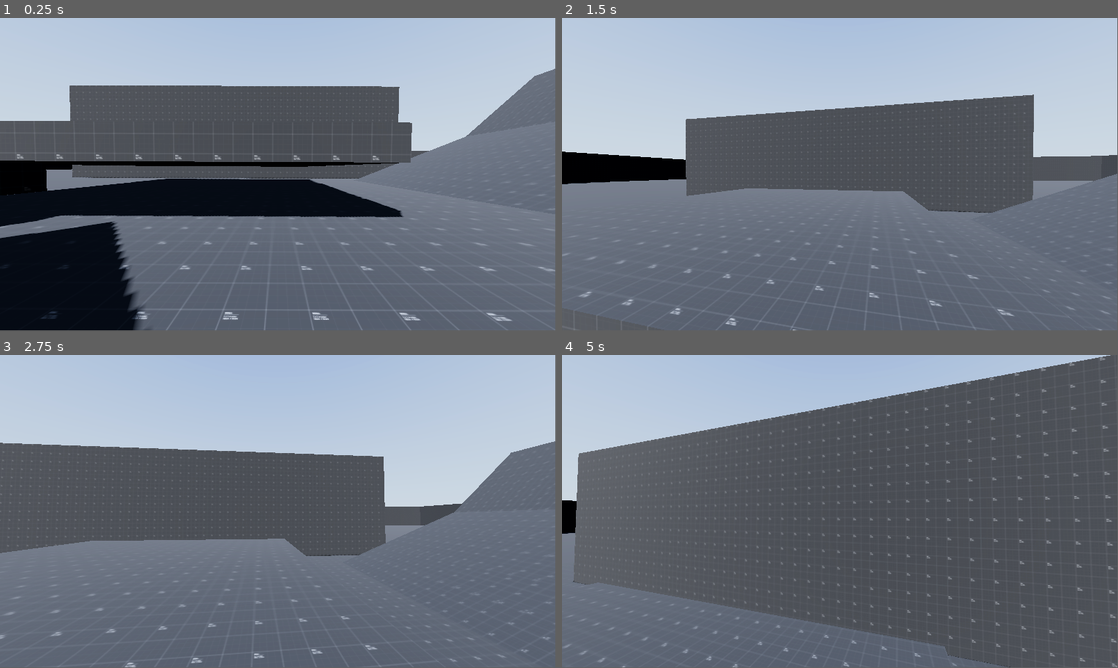
Above: before the commit, frames 1-4 (two rows, left to right).
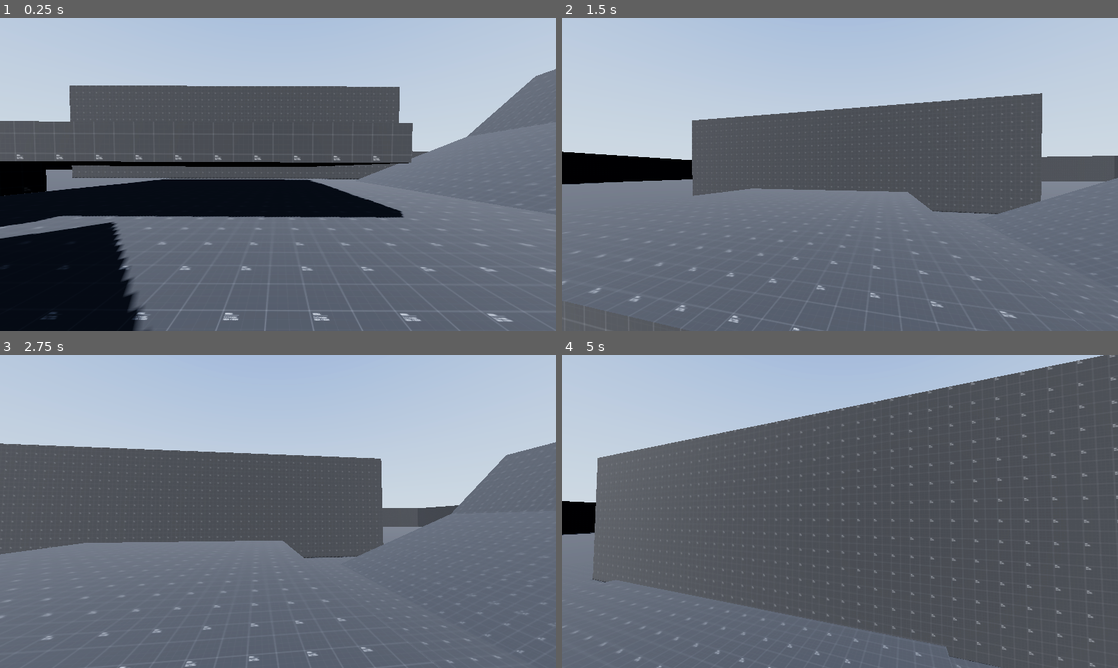
Above: after the commit, the same moments.

Repository: motazhaj/godot-3d-starter-project
Game: Godot game, scene res://scenes/main.tscn
The game is run twice, just before and just after one commit, with the same random seed, the same clock (stepped at 60 frames per second) and the same inputs. A sky picture missing from this copy of the repository is replaced by a grey-blue gradient.
Inputs (mouse positions are in pixels of both pictures, inside the frame that each line leads up to):
- Up to frame 1 (0.25 s): no input
- Up to frame 2 (1.5 s): move the mouse to (867, 171) at 0.52 s; hold Ctrl (crouch) 0.53-1.28 s; hold W (forward) from 0.53 s (still down); tap Space (jump) at 0.77, 0.8, 1.07, 1.35 s; move the mouse to (812, 174) at 1.27 s
- Up to frame 3 (2.75 s): keep holding W (forward); tap Space (jump) at 1.52, 1.82, 2.3 s; tap Ctrl (crouch) at 1.55 s; move the mouse to (289, 505) at 2.02 s; hold Ctrl (crouch) from 2.03 s (still down)
- Up to frame 4 (5 s): keep holding W (forward); move the mouse to (834, 514) at 2.77 s; release Ctrl (crouch) at 2.78 s; tap Alt (freeLook) at 2.85 s; tap Space (jump) at 3.02, 3.32, 3.77, 3.8, 4.07, 4.52, 4.82 s; tap Ctrl (crouch) at 3.05, 4.55 s; move the mouse to (878, 514) at 3.52 s; hold Shift (sprint) 3.53-4.28 s; move the mouse to (795, 508) at 4.27 s; tap E (use) at 4.35 s
In our replay, the window is 799x449 before the commit and 800x450 after it. These sizes can differ from the game's own. Grey fills any space a smaller window leaves; there, only what the larger window draws over its background counts as a difference.

The runs differ from the first frame. In frame 1, 1.4% of the frame differs, in the area x 0-100%, y 0-100%; in frame 2, 2.0%; in frame 3, 2.1%; in frame 4, 5.3%.

Commit message:
Extract first person player into own scene folder

Diff:
--- a/project.godot
+++ b/project.godot
@@ -14,6 +14,11 @@
 run/main_scene="res://scenes/main.tscn"
 config/features=PackedStringArray("4.4", "Forward Plus")
 config/icon="res://icon.svg"
+
+[display]
+
+window/size/viewport_width=1280
+window/size/viewport_height=720
 
 [input]
 
--- /dev/null
+++ b/scenes/Players/first-person.tscn
@@ -0,0 +1,159 @@
+[gd_scene load_steps=9 format=3 uid="uid://bui3t2i05wq6a"]
+
+[ext_resource type="Script" uid="uid://48sivr3f365b" path="res://scenes/Players/first-person.gd" id="1_jtjbq"]
+
+[sub_resource type="CapsuleShape3D" id="CapsuleShape3D_e4tum"]
+height = 1.9
+
+[sub_resource type="CapsuleShape3D" id="CapsuleShape3D_sabve"]
+height = 1.2
+
+[sub_resource type="Animation" id="Animation_2cys0"]
+length = 0.001
+tracks/0/type = "value"
+tracks/0/imported = false
+tracks/0/enabled = true
+tracks/0/path = NodePath("Camera3D:rotation")
+tracks/0/interp = 1
+tracks/0/loop_wrap = true
+tracks/0/keys = {
+"times": PackedFloat32Array(0),
+"transitions": PackedFloat32Array(1),
+"update": 0,
+"values": [Vector3(0, 0, 0)]
+}
+tracks/1/type = "value"
+tracks/1/imported = false
+tracks/1/enabled = true
+tracks/1/path = NodePath("Camera3D:position")
+tracks/1/interp = 1
+tracks/1/loop_wrap = true
+tracks/1/keys = {
+"times": PackedFloat32Array(0),
+"transitions": PackedFloat32Array(1),
+"update": 0,
+"values": [Vector3(0, 0, 0)]
+}
+
+[sub_resource type="Animation" id="Animation_ip0y8"]
+resource_name = "jump"
+length = 0.3
+tracks/0/type = "value"
+tracks/0/imported = false
+tracks/0/enabled = true
+tracks/0/path = NodePath("Camera3D:rotation")
+tracks/0/interp = 1
+tracks/0/loop_wrap = true
+tracks/0/keys = {
+"times": PackedFloat32Array(0, 0.1, 0.3),
+"transitions": PackedFloat32Array(1, 1, 1),
+"update": 0,
+"values": [Vector3(0, 0, 0), Vector3(-0.0698132, 0, 0.00872665), Vector3(0, 0, 0)]
+}
+tracks/1/type = "value"
+tracks/1/imported = false
+tracks/1/enabled = true
+tracks/1/path = NodePath("Camera3D:position")
+tracks/1/interp = 1
+tracks/1/loop_wrap = true
+tracks/1/keys = {
+"times": PackedFloat32Array(0, 0.1, 0.3),
+"transitions": PackedFloat32Array(1, 1, 1),
+"update": 0,
+"values": [Vector3(0, 0, 0), Vector3(0, -0.08, 0), Vector3(0, 0, 0)]
+}
+
+[sub_resource type="Animation" id="Animation_ybh4h"]
+resource_name = "land"
+length = 0.3
+tracks/0/type = "value"
+tracks/0/imported = false
+tracks/0/enabled = true
+tracks/0/path = NodePath("Camera3D:rotation")
+tracks/0/interp = 1
+tracks/0/loop_wrap = true
+tracks/0/keys = {
+"times": PackedFloat32Array(0, 0.1, 0.3),
+"transitions": PackedFloat32Array(1, 1, 1),
+"update": 0,
+"values": [Vector3(0, 0, 0), Vector3(-0.0698132, 0, 0.00872665), Vector3(0, 0, 0)]
+}
+tracks/1/type = "value"
+tracks/1/imported = false
+tracks/1/enabled = true
+tracks/1/path = NodePath("Camera3D:position")
+tracks/1/interp = 1
+tracks/1/loop_wrap = true
+tracks/1/keys = {
+"times": PackedFloat32Array(0, 0.1, 0.3),
+"transitions": PackedFloat32Array(1, 1, 1),
+"update": 0,
+"values": [Vector3(0, 0, 0), Vector3(0, -0.08, 0), Vector3(0, 0, 0)]
+}
+
+[sub_resource type="Animation" id="Animation_3x3gt"]
+resource_name = "landHeavy"
+length = 0.5
+tracks/0/type = "value"
+tracks/0/imported = false
+tracks/0/enabled = true
+tracks/0/path = NodePath("Camera3D:rotation")
+tracks/0/interp = 1
+tracks/0/loop_wrap = true
+tracks/0/keys = {
+"times": PackedFloat32Array(0, 0.1, 0.5),
+"transitions": PackedFloat32Array(0.378929, 1.18921, 2),
+"update": 0,
+"values": [Vector3(0, 0, 0), Vector3(-0.207694, 0, 0.00523599), Vector3(0, 0, 0)]
+}
+tracks/1/type = "value"
+tracks/1/imported = false
+tracks/1/enabled = true
+tracks/1/path = NodePath("Camera3D:position")
+tracks/1/interp = 1
+tracks/1/loop_wrap = true
+tracks/1/keys = {
+"times": PackedFloat32Array(0, 0.1, 0.5),
+"transitions": PackedFloat32Array(0.378929, 1.18921, 2),
+"update": 0,
+"values": [Vector3(0, 0, 0), Vector3(0, -1.192, 0), Vector3(0, 0, 0)]
+}
+
+[sub_resource type="AnimationLibrary" id="AnimationLibrary_b4dju"]
+_data = {
+&"RESET": SubResource("Animation_2cys0"),
+&"jump": SubResource("Animation_ip0y8"),
+&"land": SubResource("Animation_ybh4h"),
+&"landHeavy": SubResource("Animation_3x3gt")
+}
+
+[node name="player" type="CharacterBody3D"]
+script = ExtResource("1_jtjbq")
+
+[node name="standCollision" type="CollisionShape3D" parent="."]
+transform = Transform3D(1, 0, 0, 0, 1, 0, 0, 0, 1, 0, 0.95, 0)
+shape = SubResource("CapsuleShape3D_e4tum")
+
+[node name="crouchCollision" type="CollisionShape3D" parent="."]
+transform = Transform3D(1, 0, 0, 0, 1, 0, 0, 0, 1, 0, 0.6, 0)
+shape = SubResource("CapsuleShape3D_sabve")
+
+[node name="RayCast3D" type="RayCast3D" parent="."]
+target_position = Vector3(0, 1.9, 0)
+
+[node name="RayCast3DWall" type="RayCast3D" parent="."]
+transform = Transform3D(0.98221, 0, 0, 0, -4.29338e-08, 0.98221, 0, -0.98221, -4.29338e-08, -0.000863552, 1.00584, -0.0059948)
+target_position = Vector3(0, 2, 0)
+
+[node name="neck" type="Node3D" parent="."]
+transform = Transform3D(1, 0, 0, 0, 1, 0, 0, 0, 1, 0, 1.7, 0)
+
+[node name="head" type="Node3D" parent="neck"]
+
+[node name="Camera3D" type="Camera3D" parent="neck/head"]
+fov = 80.0
+
+[node name="AnimationPlayer" type="AnimationPlayer" parent="neck/head"]
+libraries = {
+&"": SubResource("AnimationLibrary_b4dju")
+}
--- a/scenes/main.tscn
+++ b/scenes/main.tscn
@@ -1,8 +1,8 @@
-[gd_scene load_steps=15 format=3 uid="uid://b6qoucxdc2snh"]
+[gd_scene load_steps=8 format=3 uid="uid://b6qoucxdc2snh"]
 
 [ext_resource type="Texture2D" uid="uid://c6t180pi31yxy" path="res://assets/dev/grids/Dark/texture_13.png" id="2_fh4t2"]
 [ext_resource type="Texture2D" uid="uid://dk4ijpkefj3pq" path="res://assets/hdri/animestyled_hdr.hdr" id="2_k7vaq"]
-[ext_resource type="Script" uid="uid://48sivr3f365b" path="res://scripts/player.gd" id="3_f5nh4"]
+[ext_resource type="PackedScene" uid="uid://bui3t2i05wq6a" path="res://scenes/Players/first-person.tscn" id="3_sugp2"]
 
 [sub_resource type="PanoramaSkyMaterial" id="PanoramaSkyMaterial_wktws"]
 panorama = ExtResource("2_k7vaq")
@@ -43,131 +43,6 @@
 albedo_texture = ExtResource("2_fh4t2")
 uv1_triplanar = true
 uv1_world_triplanar = true
-
-[sub_resource type="CapsuleShape3D" id="CapsuleShape3D_e4tum"]
-height = 1.9
-
-[sub_resource type="CapsuleShape3D" id="CapsuleShape3D_sabve"]
-height = 1.2
-
-[sub_resource type="Animation" id="Animation_2cys0"]
-length = 0.001
-tracks/0/type = "value"
-tracks/0/imported = false
-tracks/0/enabled = true
-tracks/0/path = NodePath("Camera3D:rotation")
-tracks/0/interp = 1
-tracks/0/loop_wrap = true
-tracks/0/keys = {
-"times": PackedFloat32Array(0),
-"transitions": PackedFloat32Array(1),
-"update": 0,
-"values": [Vector3(0, 0, 0)]
-}
-tracks/1/type = "value"
-tracks/1/imported = false
-tracks/1/enabled = true
-tracks/1/path = NodePath("Camera3D:position")
-tracks/1/interp = 1
-tracks/1/loop_wrap = true
-tracks/1/keys = {
-"times": PackedFloat32Array(0),
-"transitions": PackedFloat32Array(1),
-"update": 0,
-"values": [Vector3(0, 0, 0)]
-}
-
-[sub_resource type="Animation" id="Animation_ip0y8"]
-resource_name = "jump"
-length = 0.3
-tracks/0/type = "value"
-tracks/0/imported = false
-tracks/0/enabled = true
-tracks/0/path = NodePath("Camera3D:rotation")
-tracks/0/interp = 1
-tracks/0/loop_wrap = true
-tracks/0/keys = {
-"times": PackedFloat32Array(0, 0.1, 0.3),
-"transitions": PackedFloat32Array(1, 1, 1),
-"update": 0,
-"values": [Vector3(0, 0, 0), Vector3(-0.0698132, 0, 0.00872665), Vector3(0, 0, 0)]
-}
-tracks/1/type = "value"
-tracks/1/imported = false
-tracks/1/enabled = true
-tracks/1/path = NodePath("Camera3D:position")
-tracks/1/interp = 1
-tracks/1/loop_wrap = true
-tracks/1/keys = {
-"times": PackedFloat32Array(0, 0.1, 0.3),
-"transitions": PackedFloat32Array(1, 1, 1),
-"update": 0,
-"values": [Vector3(0, 0, 0), Vector3(0, -0.08, 0), Vector3(0, 0, 0)]
-}
-
-[sub_resource type="Animation" id="Animation_ybh4h"]
-resource_name = "land"
-length = 0.3
-tracks/0/type = "value"
-tracks/0/imported = false
-tracks/0/enabled = true
-tracks/0/path = NodePath("Camera3D:rotation")
-tracks/0/interp = 1
-tracks/0/loop_wrap = true
-tracks/0/keys = {
-"times": PackedFloat32Array(0, 0.1, 0.3),
-"transitions": PackedFloat32Array(1, 1, 1),
-"update": 0,
-"values": [Vector3(0, 0, 0), Vector3(-0.0698132, 0, 0.00872665), Vector3(0, 0, 0)]
-}
-tracks/1/type = "value"
-tracks/1/imported = false
-tracks/1/enabled = true
-tracks/1/path = NodePath("Camera3D:position")
-tracks/1/interp = 1
-tracks/1/loop_wrap = true
-tracks/1/keys = {
-"times": PackedFloat32Array(0, 0.1, 0.3),
-"transitions": PackedFloat32Array(1, 1, 1),
-"update": 0,
-"values": [Vector3(0, 0, 0), Vector3(0, -0.08, 0), Vector3(0, 0, 0)]
-}
-
-[sub_resource type="Animation" id="Animation_3x3gt"]
-resource_name = "landHeavy"
-length = 0.5
-tracks/0/type = "value"
-tracks/0/imported = false
-tracks/0/enabled = true
-tracks/0/path = NodePath("Camera3D:rotation")
-tracks/0/interp = 1
-tracks/0/loop_wrap = true
-tracks/0/keys = {
-"times": PackedFloat32Array(0, 0.1, 0.5),
-"transitions": PackedFloat32Array(0.378929, 1.18921, 2),
-"update": 0,
-"values": [Vector3(0, 0, 0), Vector3(-0.207694, 0, 0.00523599), Vector3(0, 0, 0)]
-}
-tracks/1/type = "value"
-tracks/1/imported = false
-tracks/1/enabled = true
-tracks/1/path = NodePath("Camera3D:position")
-tracks/1/interp = 1
-tracks/1/loop_wrap = true
-tracks/1/keys = {
-"times": PackedFloat32Array(0, 0.1, 0.5),
-"transitions": PackedFloat32Array(0.378929, 1.18921, 2),
-"update": 0,
-"values": [Vector3(0, 0, 0), Vector3(0, -1.192, 0), Vector3(0, 0, 0)]
-}
-
-[sub_resource type="AnimationLibrary" id="AnimationLibrary_b4dju"]
-_data = {
-&"RESET": SubResource("Animation_2cys0"),
-&"jump": SubResource("Animation_ip0y8"),
-&"land": SubResource("Animation_ybh4h"),
-&"landHeavy": SubResource("Animation_3x3gt")
-}
 
 [node name="world" type="Node3D"]
 
@@ -292,34 +167,5 @@
 size = Vector3(20, 1, 20)
 material = SubResource("StandardMaterial3D_atry3")
 
-[node name="player" type="CharacterBody3D" parent="."]
+[node name="player" parent="." instance=ExtResource("3_sugp2")]
 transform = Transform3D(1, 0, 0, 0, 1, 0, 0, 0, 1, 6.62736, 0, 4.11738)
-script = ExtResource("3_f5nh4")
-
-[node name="standCollision" type="CollisionShape3D" parent="player"]
-transform = Transform3D(1, 0, 0, 0, 1, 0, 0, 0, 1, 0, 0.95, 0)
-shape = SubResource("CapsuleShape3D_e4tum")
-
-[node name="crouchCollision" type="CollisionShape3D" parent="player"]
-transform = Transform3D(1, 0, 0, 0, 1, 0, 0, 0, 1, 0, 0.6, 0)
-shape = SubResource("CapsuleShape3D_sabve")
-
-[node name="RayCast3D" type="RayCast3D" parent="player"]
-target_position = Vector3(0, 1.9, 0)
-
-[node name="RayCast3DWall" type="RayCast3D" parent="player"]
-transform = Transform3D(0.98221, 0, 0, 0, -4.29338e-08, 0.98221, 0, -0.98221, -4.29338e-08, -0.000863552, 1.00584, -0.0059948)
-target_position = Vector3(0, 2, 0)
-
-[node name="neck" type="Node3D" parent="player"]
-transform = Transform3D(1, 0, 0, 0, 1, 0, 0, 0, 1, 0, 1.7, 0)
-
-[node name="head" type="Node3D" parent="player/neck"]
-
-[node name="Camera3D" type="Camera3D" parent="player/neck/head"]
-fov = 80.0
-
-[node name="AnimationPlayer" type="AnimationPlayer" parent="player/neck/head"]
-libraries = {
-"": SubResource("AnimationLibrary_b4dju")
-}
Renamed: scripts/player.gd -> scenes/Players/first-person.gd
Renamed: scripts/player.gd.uid -> scenes/Players/first-person.gd.uid
